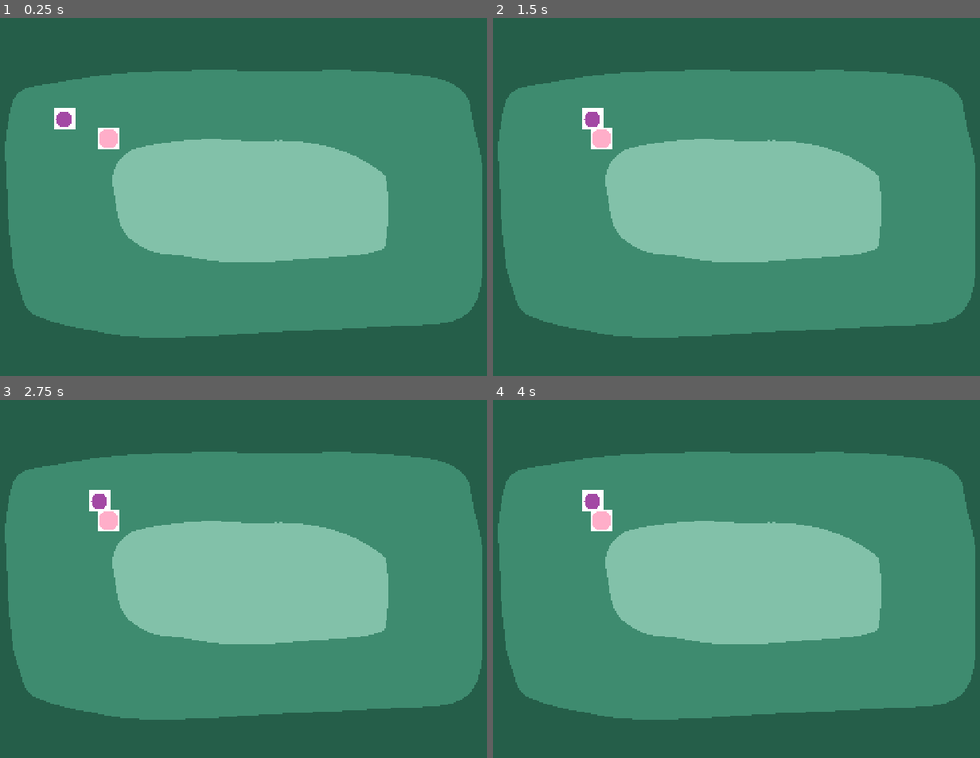
Above: before the commit, frames 1-4 (two rows, left to right).
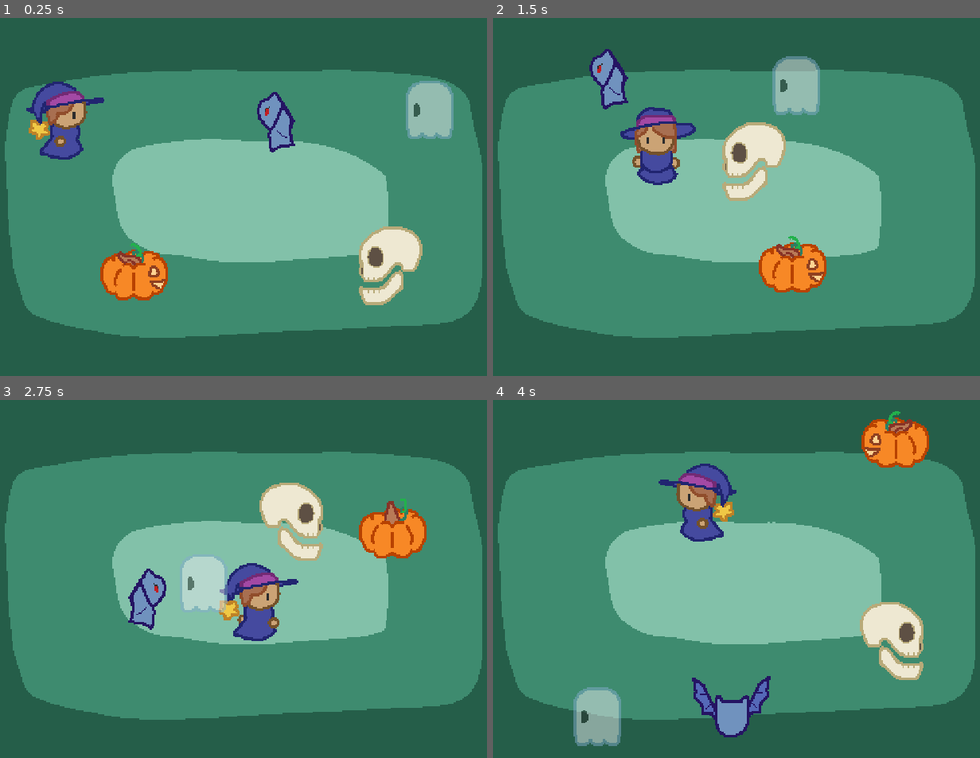
Above: after the commit, the same moments.

Repository: ShatReal/paint-jam-long
Game: Godot game, scene res://scenes/overworld/overworld.tscn
Same seed, same stepped clock (60 frames per second), same inputs: the game is played once before the commit and once after it. This scene is started directly instead of the project's main scene. Sound files missing from this copy of the repository are replaced by a short silence.
Inputs (mouse positions are in pixels of both pictures, inside the frame that each line leads up to):
- Up to frame 1 (0.25 s): no input
- Up to frame 2 (1.5 s): move the mouse to (877, 179) at 0.52 s; press the mouse at (877, 179) at 0.53 s; hold D (right) 0.53-1.28 s; tap Space (interact) at 0.8, 1.35 s; move the mouse to (609, 214) at 1.27 s; release the mouse at (609, 214) at 1.28 s; hold S (down) from 1.28 s (still down)
- Up to frame 3 (2.75 s): click (116, 596) at 1.55 s; move the mouse to (306, 500) at 2.02 s; release S (down) at 2.03 s; press the mouse at (306, 500) at 2.03 s; hold D (right) from 2.03 s (still down); tap Space (interact) at 2.3 s
- Up to frame 4 (4 s): move the mouse to (707, 650) at 2.77 s; release D (right) at 2.78 s; release the mouse at (707, 650) at 2.78 s; hold W (up) 2.78-3.53 s; tap Space (interact) at 2.85, 3.8 s; click (707, 650) at 3.05 s; move the mouse to (931, 632) at 3.52 s; hold A (left) from 3.53 s (still down); hold Right mouse button (right_click) from 3.53 s (still down)

The runs differ from the first frame. In frame 1, 8.2% of the frame differs, in the area x 5-94%, y 17-81%; in frame 2, 8.4%; in frame 3, 8.2%; in frame 4, 8.9%, in the area x 16-90%, y 3-97%.

Commit message:
Added the boss! AAAH BAD CODE

Diff:
--- a/scenes/battle/battle.gd
+++ b/scenes/battle/battle.gd
@@ -23,14 +23,13 @@
 var _enemies := []
 var _target := 0
 var _won := false
+var _boss: bool
 
 onready var _grid := $Blocks/Marg/Grid
 onready var _player := $Battlers/Witch
 
 
 func _ready() -> void:
-	randomize()
-
 	_grid.columns = _NUM_COLS
 	for y in _NUM_ROWS:
 		var row = []
@@ -90,7 +89,8 @@
 		_selected_blocks = []
 
 
-func set_battlers(enemies: PoolStringArray) -> void:
+func set_battlers(enemies: PoolStringArray, boss := false) -> void:
+	_boss = boss
 	var bg := ButtonGroup.new()
 	for i in enemies.size():
 		var e: AnimatedSprite = load(enemies[i]).instance()
@@ -99,6 +99,11 @@
 		e.connect("target_selected", self, "_on_target_selected")
 		e.get_node("Target").group = bg
 	$Battlers.get_child(_target).get_child(0).set_target()
+	if boss:
+		$Background.texture = load("res://scenes/battle/bg.png")
+		$TextureRect.show()
+		yield(get_tree().create_timer(5), "timeout")
+		$TextureRect.hide()
 
 
 func _on_target_selected(target: AnimatedSprite) -> void:
@@ -197,7 +202,7 @@
 				target = $Battlers.get_child(_target).get_child(0)
 				var spell_sprite = _Spell.instance()
 				add_child(spell_sprite)
-				spell_sprite.cast(spell[0], _player.global_position, target.global_position, 1.0)
+				spell_sprite.cast(spell[0], _player.global_position + Vector2(0, -32), target.global_position + Vector2(0, -32), 1.0)
 				yield(spell_sprite, "tween_all_completed")
 			target.change_health(power)
 			yield(target, "anim_finished")
@@ -222,7 +227,14 @@
 			else:
 				$Over/VBoxContainer/Label.text = "You lost!"
 			$Over.popup_centered()
+			get_parent().won = _won
 
 
 func _on_back_pressed() -> void:
-	emit_signal("scene_change_requested", "res://scenes/overworld/overworld.tscn")
+	if _boss:
+		if _won:
+			emit_signal("scene_change_requested", "res://scenes/end/end.tscn")
+		else:
+			emit_signal("scene_change_requested", "res://scenes/battle/battle.tscn", PoolStringArray(["res://scenes/battle/battlers/boss/boss.tscn"]))
+	else:
+		emit_signal("scene_change_requested", "res://scenes/overworld/overworld.tscn")
--- a/scenes/battle/battle.tscn
+++ b/scenes/battle/battle.tscn
@@ -6,6 +6,7 @@
 [ext_resource path="res://fonts/COMIC.TTF" type="DynamicFontData" id=4]
 [ext_resource path="res://scenes/battle/battle.gd" type="Script" id=5]
 [ext_resource path="res://scenes/main_menu/main_menu.tres" type="Theme" id=6]
+[ext_resource path="res://scenes/battle/static.png" type="Texture" id=7]
 [ext_resource path="res://scenes/battle/bg without grass.png" type="Texture" id=9]
 [ext_resource path="res://scenes/battle/003.png" type="Texture" id=10]
 
@@ -116,4 +117,13 @@
 [node name="EnemyAttack" type="AudioStreamPlayer" parent="."]
 stream = ExtResource( 3 )
 
+[node name="TextureRect" type="TextureRect" parent="."]
+visible = false
+margin_right = 40.0
+margin_bottom = 40.0
+texture = ExtResource( 7 )
+__meta__ = {
+"_edit_use_anchors_": false
+}
+
 [connection signal="pressed" from="Over/VBoxContainer/Back" to="." method="_on_back_pressed"]
--- a/scenes/battle/battlers/bat/bat.tscn
+++ b/scenes/battle/battlers/bat/bat.tscn
@@ -32,3 +32,9 @@
 margin_top = -84.0
 margin_right = 40.0
 margin_bottom = -74.0
+
+[node name="Target" parent="." index="1"]
+margin_left = -16.0
+margin_top = -48.0
+margin_right = 16.0
+margin_bottom = -16.0
--- a/scenes/battle/battlers/battler.tscn
+++ b/scenes/battle/battlers/battler.tscn
@@ -84,6 +84,7 @@
 [node name="Target" type="TextureButton" parent="."]
 margin_right = 32.0
 margin_bottom = 32.0
+disabled = true
 toggle_mode = true
 texture_normal = ExtResource( 4 )
 texture_pressed = ExtResource( 3 )
--- /dev/null
+++ b/scenes/battle/battlers/boss/boss.tscn
@@ -0,0 +1,41 @@
+[gd_scene load_steps=11 format=2]
+
+[ext_resource path="res://scenes/battle/battlers/battler.tscn" type="PackedScene" id=1]
+[ext_resource path="res://scenes/battle/battlers/boss/006.png" type="Texture" id=2]
+[ext_resource path="res://scenes/battle/battlers/boss/007.png" type="Texture" id=3]
+[ext_resource path="res://scenes/battle/battlers/boss/004.png" type="Texture" id=4]
+[ext_resource path="res://scenes/battle/battlers/boss/005.png" type="Texture" id=5]
+[ext_resource path="res://scenes/battle/battlers/boss/003.png" type="Texture" id=6]
+[ext_resource path="res://scenes/battle/battlers/boss/001.png" type="Texture" id=7]
+[ext_resource path="res://scenes/battle/battlers/boss/002.png" type="Texture" id=8]
+[ext_resource path="res://scenes/battle/battlers/boss/000.png" type="Texture" id=9]
+
+[sub_resource type="SpriteFrames" id=1]
+animations = [ {
+"frames": [ ExtResource( 9 ), ExtResource( 7 ), ExtResource( 8 ), ExtResource( 6 ), ExtResource( 4 ), ExtResource( 5 ), ExtResource( 2 ), ExtResource( 3 ) ],
+"loop": true,
+"name": "idle",
+"speed": 5.0
+} ]
+
+[node name="Boss" instance=ExtResource( 1 )]
+frames = SubResource( 1 )
+animation = "idle"
+offset = Vector2( 0, -64 )
+flip_h = true
+max_health = 1000
+health = 1000
+attack = 15
+skills = PoolIntArray( -1 )
+
+[node name="HealthBar" parent="." index="0"]
+margin_left = -40.0
+margin_top = -150.0
+margin_right = 40.0
+margin_bottom = -140.0
+
+[node name="Target" parent="." index="1"]
+margin_left = -16.0
+margin_top = -80.0
+margin_right = 16.0
+margin_bottom = -48.0
--- a/scenes/battle/battlers/pumpkin/pumpkin.tscn
+++ b/scenes/battle/battlers/pumpkin/pumpkin.tscn
@@ -33,3 +33,9 @@
 margin_top = -84.0
 margin_right = 40.0
 margin_bottom = -74.0
+
+[node name="Target" parent="." index="1"]
+margin_left = -16.0
+margin_top = -48.0
+margin_right = 16.0
+margin_bottom = -16.0
--- a/scenes/battle/battlers/skull/skull.tscn
+++ b/scenes/battle/battlers/skull/skull.tscn
@@ -24,6 +24,7 @@
 frames = SubResource( 1 )
 animation = "die"
 offset = Vector2( 0, -32 )
+flip_h = true
 max_health = 175
 health = 175
 skills = PoolIntArray( -10 )
@@ -33,3 +34,9 @@
 margin_top = -84.0
 margin_right = 40.0
 margin_bottom = -74.0
+
+[node name="Target" parent="." index="1"]
+margin_left = -16.0
+margin_top = -48.0
+margin_right = 16.0
+margin_bottom = -16.0
--- /dev/null
+++ b/scenes/end/end.gd
@@ -0,0 +1,10 @@
+extends TextureRect
+
+
+
+func _on_Credits_pressed() -> void:
+	$PopupPanel.popup_centered()
+
+
+func _on_RichTextLabel_meta_clicked(meta) -> void:
+	OS.shell_open(meta)
--- /dev/null
+++ b/scenes/end/end.tscn
@@ -0,0 +1,57 @@
+[gd_scene load_steps=4 format=2]
+
+[ext_resource path="res://scenes/end/final.png" type="Texture" id=1]
+[ext_resource path="res://scenes/main_menu/main_menu.tres" type="Theme" id=2]
+[ext_resource path="res://scenes/end/end.gd" type="Script" id=3]
+
+[node name="TextureRect" type="TextureRect"]
+margin_right = 40.0
+margin_bottom = 40.0
+theme = ExtResource( 2 )
+texture = ExtResource( 1 )
+script = ExtResource( 3 )
+__meta__ = {
+"_edit_lock_": true,
+"_edit_use_anchors_": false
+}
+
+[node name="Credits" type="Button" parent="."]
+anchor_top = 1.0
+anchor_bottom = 1.0
+margin_top = -23.0
+margin_right = 76.0
+text = "Credits"
+__meta__ = {
+"_edit_use_anchors_": false
+}
+
+[node name="PopupPanel" type="PopupPanel" parent="."]
+anchor_top = 1.0
+anchor_bottom = 1.0
+margin_top = -135.0
+margin_right = 240.0
+margin_bottom = 15.0
+rect_min_size = Vector2( 240, 150 )
+__meta__ = {
+"_edit_use_anchors_": false
+}
+
+[node name="RichTextLabel" type="RichTextLabel" parent="PopupPanel"]
+margin_left = 4.0
+margin_top = 4.0
+margin_right = 236.0
+margin_bottom = 146.0
+bbcode_enabled = true
+bbcode_text = "[center]Credits
+Art - djfoxyart
+Music - Wil Wisp and Archifulk
+Programming - Exuin
+[url=https://godotengine.org/license]Made with Godot 3.3.3[/url][/center]"
+text = "Credits
+Art - djfoxyart
+Music - Wil Wisp and Archifulk
+Programming - Exuin
+Made with Godot 3.3.3"
+
+[connection signal="pressed" from="Credits" to="." method="_on_Credits_pressed"]
+[connection signal="meta_clicked" from="PopupPanel/RichTextLabel" to="." method="_on_RichTextLabel_meta_clicked"]
--- a/scenes/main/main.gd
+++ b/scenes/main/main.gd
@@ -2,9 +2,18 @@
 
 
 var _cur_scene: Node
+var _enemies_defeated := {
+	"Bat": false,
+	"Ghost": false,
+	"Pumpkin": false,
+	"Skull": false,
+}
+var _cur_fight := ""
+var won := false
 
 
 func _ready() -> void:
+	randomize()
 	call_deferred("_change_scene", "res://scenes/main_menu/main_menu.tscn")
 
 
@@ -16,11 +25,42 @@
 	if _cur_scene.has_signal("scene_change_requested"):
 		_cur_scene.connect("scene_change_requested", self, "_change_scene", [], CONNECT_DEFERRED)
 	if enemies.size() != 0:
-		_cur_scene.set_battlers(enemies)
+		if enemies[0] == "res://scenes/battle/battlers/boss/boss.tscn":
+			_cur_scene.set_battlers(enemies, true)
+		else:
+			_cur_scene.set_battlers(enemies)
+		_cur_fight = enemies[0]
 	match to:
 		"res://scenes/main_menu/main_menu.tscn":
 			$Music.stream = load("res://scenes/main_menu/PaintJamMusic2.wav")
 			$Music.play()
 		"res://scenes/overworld/overworld.tscn":
-			$Music.stream = load("res://scenes/overworld/PaintJamMusicExploration2.wav")
+			if won:
+				for key in _enemies_defeated:
+					if key.to_lower() + "/" in _cur_fight:
+						_enemies_defeated[key] = true
+						break
+			var all_defeated = true
+			for key in _enemies_defeated:
+				if _enemies_defeated[key]:
+					_cur_scene.get_node("Enemies/" + key).queue_free()
+				else:
+					all_defeated = false
+			if not $Music.stream.resource_path == "res://scenes/overworld/PaintJamMusicExploration2.wav":
+				$Music.stream = load("res://scenes/overworld/PaintJamMusicExploration2.wav")
+				$Music.play()
+			if all_defeated:
+				call_deferred("_change_scene", "res://scenes/battle/battle.tscn", PoolStringArray(["res://scenes/battle/battlers/boss/boss.tscn"]))
+		"res://scenes/battle/battle.tscn":
+			if "boss" in enemies[0]:
+				$Music.stream = load("res://scenes/battle/PaintJam September 2021 Archifulk - Boss theme intro (not loopable).wav")
+				$Music.play()
+		"res://scenes/end/end.tscn":
+			$Music.stream = load("res://scenes/main_menu/PaintJamMusic2.wav")
 			$Music.play()
+
+
+func _on_Music_finished() -> void:
+	if $Music.stream.resource_path == "res://scenes/battle/PaintJam September 2021 Archifulk - Boss theme intro (not loopable).wav":
+		$Music.stream = load("res://scenes/battle/PaintJam September 2021 Archifulk - Boss theme loop.wav")
+	$Music.play()
--- a/scenes/main/main.tscn
+++ b/scenes/main/main.tscn
@@ -6,3 +6,5 @@
 script = ExtResource( 1 )
 
 [node name="Music" type="AudioStreamPlayer" parent="."]
+
+[connection signal="finished" from="Music" to="." method="_on_Music_finished"]
--- /dev/null
+++ b/scenes/overworld/interactables/enemies/bat/bat.tscn
@@ -0,0 +1,47 @@
+[gd_scene load_steps=12 format=2]
+
+[ext_resource path="res://scenes/overworld/interactables/enemies/enemy.tscn" type="PackedScene" id=1]
+[ext_resource path="res://scenes/overworld/interactables/enemies/bat/006.png" type="Texture" id=2]
+[ext_resource path="res://scenes/overworld/interactables/enemies/bat/004.png" type="Texture" id=3]
+[ext_resource path="res://scenes/overworld/interactables/enemies/bat/005.png" type="Texture" id=4]
+[ext_resource path="res://scenes/overworld/interactables/enemies/bat/007.png" type="Texture" id=5]
+[ext_resource path="res://scenes/overworld/interactables/enemies/bat/000.png" type="Texture" id=6]
+[ext_resource path="res://scenes/overworld/interactables/enemies/bat/002.png" type="Texture" id=7]
+[ext_resource path="res://scenes/overworld/interactables/enemies/bat/003.png" type="Texture" id=8]
+[ext_resource path="res://scenes/overworld/interactables/enemies/bat/001.png" type="Texture" id=9]
+
+[sub_resource type="SpriteFrames" id=1]
+animations = [ {
+"frames": [ ExtResource( 2 ), ExtResource( 5 ) ],
+"loop": true,
+"name": "right",
+"speed": 5.0
+}, {
+"frames": [ ExtResource( 3 ), ExtResource( 4 ) ],
+"loop": true,
+"name": "left",
+"speed": 5.0
+}, {
+"frames": [ ExtResource( 7 ), ExtResource( 8 ) ],
+"loop": true,
+"name": "up",
+"speed": 5.0
+}, {
+"frames": [ ExtResource( 6 ), ExtResource( 9 ) ],
+"loop": true,
+"name": "down",
+"speed": 5.0
+} ]
+
+[sub_resource type="CircleShape2D" id=2]
+radius = 33.0151
+
+[node name="Bat" instance=ExtResource( 1 )]
+_enemies = PoolStringArray( "res://scenes/battle/battlers/bat/bat.tscn" )
+
+[node name="AnimatedSprite" parent="." index="0"]
+frames = SubResource( 1 )
+animation = "right"
+
+[node name="CollisionShape2D" parent="Interactor" index="0"]
+shape = SubResource( 2 )
--- a/scenes/overworld/interactables/enemies/enemy.gd
+++ b/scenes/overworld/interactables/enemies/enemy.gd
@@ -3,7 +3,29 @@
 
 signal start_battle(enemies)
 
+const _BOUNDS := Vector2(480, 270)
+
 export(PoolStringArray) var _enemies: PoolStringArray
+export(int) var speed := 100
+
+var dest := Vector2(randi()%int(_BOUNDS.x), randi()%int(_BOUNDS.y))
+
+
+func _physics_process(delta: float) -> void:
+	var dir := position.direction_to(dest)
+	if speed * delta > position.distance_to(dest):
+		position = dest
+		dest = Vector2(randi()%int(_BOUNDS.x), randi()%int(_BOUNDS.y))
+	else:
+		position += dir * speed * delta
+	if dir.x > 0.5:
+		$AnimatedSprite.play("right")
+	elif dir.x < -0.5:
+		$AnimatedSprite.play("left")
+	elif dir.y > 0.5:
+		$AnimatedSprite.play("down")
+	elif dir.y < -0.5:
+		$AnimatedSprite.play("up")
 
 
 func interact() -> void:
--- /dev/null
+++ b/scenes/overworld/interactables/enemies/ghost/ghost.tscn
@@ -0,0 +1,47 @@
+[gd_scene load_steps=12 format=2]
+
+[ext_resource path="res://scenes/overworld/interactables/enemies/ghost/004.png" type="Texture" id=1]
+[ext_resource path="res://scenes/overworld/interactables/enemies/ghost/006.png" type="Texture" id=2]
+[ext_resource path="res://scenes/overworld/interactables/enemies/ghost/002 (back).png" type="Texture" id=3]
+[ext_resource path="res://scenes/overworld/interactables/enemies/ghost/003 (back).png" type="Texture" id=4]
+[ext_resource path="res://scenes/overworld/interactables/enemies/ghost/000.png" type="Texture" id=5]
+[ext_resource path="res://scenes/overworld/interactables/enemies/ghost/001.png" type="Texture" id=6]
+[ext_resource path="res://scenes/overworld/interactables/enemies/ghost/005.png" type="Texture" id=7]
+[ext_resource path="res://scenes/overworld/interactables/enemies/ghost/007.png" type="Texture" id=8]
+[ext_resource path="res://scenes/overworld/interactables/enemies/enemy.tscn" type="PackedScene" id=9]
+
+[sub_resource type="SpriteFrames" id=1]
+animations = [ {
+"frames": [ ExtResource( 2 ), ExtResource( 8 ) ],
+"loop": true,
+"name": "right",
+"speed": 5.0
+}, {
+"frames": [ ExtResource( 1 ), ExtResource( 7 ) ],
+"loop": true,
+"name": "left",
+"speed": 5.0
+}, {
+"frames": [ ExtResource( 3 ), ExtResource( 4 ) ],
+"loop": true,
+"name": "up",
+"speed": 5.0
+}, {
+"frames": [ ExtResource( 5 ), ExtResource( 6 ) ],
+"loop": true,
+"name": "down",
+"speed": 5.0
+} ]
+
+[sub_resource type="CircleShape2D" id=2]
+radius = 26.3059
+
+[node name="Ghost" instance=ExtResource( 9 )]
+_enemies = PoolStringArray( "res://scenes/battle/battlers/ghost/ghost.tscn" )
+
+[node name="AnimatedSprite" parent="." index="0"]
+frames = SubResource( 1 )
+animation = "right"
+
+[node name="CollisionShape2D" parent="Interactor" index="0"]
+shape = SubResource( 2 )
--- /dev/null
+++ b/scenes/overworld/interactables/enemies/pumpkin/pumpkin.tscn
@@ -0,0 +1,47 @@
+[gd_scene load_steps=12 format=2]
+
+[ext_resource path="res://scenes/overworld/interactables/enemies/enemy.tscn" type="PackedScene" id=1]
+[ext_resource path="res://scenes/overworld/interactables/enemies/pumpkin/000.png" type="Texture" id=2]
+[ext_resource path="res://scenes/overworld/interactables/enemies/pumpkin/003.png" type="Texture" id=3]
+[ext_resource path="res://scenes/overworld/interactables/enemies/pumpkin/004.png" type="Texture" id=4]
+[ext_resource path="res://scenes/overworld/interactables/enemies/pumpkin/001.png" type="Texture" id=5]
+[ext_resource path="res://scenes/overworld/interactables/enemies/pumpkin/005.png" type="Texture" id=6]
+[ext_resource path="res://scenes/overworld/interactables/enemies/pumpkin/006.png" type="Texture" id=7]
+[ext_resource path="res://scenes/overworld/interactables/enemies/pumpkin/007.png" type="Texture" id=8]
+[ext_resource path="res://scenes/overworld/interactables/enemies/pumpkin/002.png" type="Texture" id=9]
+
+[sub_resource type="SpriteFrames" id=1]
+animations = [ {
+"frames": [ ExtResource( 7 ), ExtResource( 8 ) ],
+"loop": true,
+"name": "right",
+"speed": 5.0
+}, {
+"frames": [ ExtResource( 4 ), ExtResource( 6 ) ],
+"loop": true,
+"name": "left",
+"speed": 5.0
+}, {
+"frames": [ ExtResource( 9 ), ExtResource( 3 ) ],
+"loop": true,
+"name": "up",
+"speed": 5.0
+}, {
+"frames": [ ExtResource( 2 ), ExtResource( 5 ) ],
+"loop": true,
+"name": "down",
+"speed": 5.0
+} ]
+
+[sub_resource type="CircleShape2D" id=2]
+radius = 32.0
+
+[node name="Pumpkin" instance=ExtResource( 1 )]
+_enemies = PoolStringArray( "res://scenes/battle/battlers/pumpkin/pumpkin.tscn" )
+
+[node name="AnimatedSprite" parent="." index="0"]
+frames = SubResource( 1 )
+animation = "right"
+
+[node name="CollisionShape2D" parent="Interactor" index="0"]
+shape = SubResource( 2 )
--- /dev/null
+++ b/scenes/overworld/interactables/enemies/skull/skull.tscn
@@ -0,0 +1,47 @@
+[gd_scene load_steps=12 format=2]
+
+[ext_resource path="res://scenes/overworld/interactables/enemies/enemy.tscn" type="PackedScene" id=1]
+[ext_resource path="res://scenes/overworld/interactables/enemies/skull/006.png" type="Texture" id=2]
+[ext_resource path="res://scenes/overworld/interactables/enemies/skull/007.png" type="Texture" id=3]
+[ext_resource path="res://scenes/overworld/interactables/enemies/skull/001.png" type="Texture" id=4]
+[ext_resource path="res://scenes/overworld/interactables/enemies/skull/002.png" type="Texture" id=5]
+[ext_resource path="res://scenes/overworld/interactables/enemies/skull/003.png" type="Texture" id=6]
+[ext_resource path="res://scenes/overworld/interactables/enemies/skull/000.png" type="Texture" id=7]
+[ext_resource path="res://scenes/overworld/interactables/enemies/skull/004.png" type="Texture" id=8]
+[ext_resource path="res://scenes/overworld/interactables/enemies/skull/005.png" type="Texture" id=9]
+
+[sub_resource type="SpriteFrames" id=1]
+animations = [ {
+"frames": [ ExtResource( 2 ), ExtResource( 3 ) ],
+"loop": true,
+"name": "right",
+"speed": 5.0
+}, {
+"frames": [ ExtResource( 8 ), ExtResource( 9 ) ],
+"loop": true,
+"name": "left",
+"speed": 5.0
+}, {
+"frames": [ ExtResource( 5 ), ExtResource( 6 ) ],
+"loop": true,
+"name": "up",
+"speed": 5.0
+}, {
+"frames": [ ExtResource( 7 ), ExtResource( 4 ) ],
+"loop": true,
+"name": "down",
+"speed": 5.0
+} ]
+
+[sub_resource type="CircleShape2D" id=2]
+radius = 38.0526
+
+[node name="Skull" instance=ExtResource( 1 )]
+_enemies = PoolStringArray( "res://scenes/battle/battlers/skull/skull.tscn" )
+
+[node name="AnimatedSprite" parent="." index="0"]
+frames = SubResource( 1 )
+animation = "right"
+
+[node name="CollisionShape2D" parent="Interactor" index="0"]
+shape = SubResource( 2 )
--- a/scenes/overworld/interactables/interactable.gd
+++ b/scenes/overworld/interactables/interactable.gd
@@ -2,10 +2,5 @@
 class_name Interactable
 
 
-func _ready() -> void:
-	if $AnimatedSprite.frames.has_animation("idle"):
-		$AnimatedSprite.play("idle")
-
-
 func interact():
 	pass
--- a/scenes/overworld/overworld.tscn
+++ b/scenes/overworld/overworld.tscn
@@ -1,9 +1,12 @@
-[gd_scene load_steps=5 format=2]
+[gd_scene load_steps=8 format=2]
 
 [ext_resource path="res://scenes/overworld/overworld.png" type="Texture" id=1]
+[ext_resource path="res://scenes/overworld/interactables/enemies/bat/bat.tscn" type="PackedScene" id=2]
 [ext_resource path="res://scenes/overworld/witch/witch.tscn" type="PackedScene" id=3]
-[ext_resource path="res://scenes/overworld/interactables/objects/test/test.tscn" type="PackedScene" id=4]
+[ext_resource path="res://scenes/overworld/interactables/enemies/ghost/ghost.tscn" type="PackedScene" id=4]
+[ext_resource path="res://scenes/overworld/interactables/enemies/pumpkin/pumpkin.tscn" type="PackedScene" id=5]
 [ext_resource path="res://scenes/overworld/overworld.gd" type="Script" id=6]
+[ext_resource path="res://scenes/overworld/interactables/enemies/skull/skull.tscn" type="PackedScene" id=7]
 
 [node name="Overworld" type="Node"]
 script = ExtResource( 6 )
@@ -15,5 +18,16 @@
 [node name="Witch" parent="." instance=ExtResource( 3 )]
 position = Vector2( 104, 84 )
 
-[node name="Test" parent="." instance=ExtResource( 4 )]
-position = Vector2( 137, 99 )
+[node name="Enemies" type="Node2D" parent="."]
+
+[node name="Bat" parent="Enemies" instance=ExtResource( 2 )]
+position = Vector2( 287, 77 )
+
+[node name="Ghost" parent="Enemies" instance=ExtResource( 4 )]
+position = Vector2( 396, 52 )
+
+[node name="Pumpkin" parent="Enemies" instance=ExtResource( 5 )]
+position = Vector2( 132, 185 )
+
+[node name="Skull" parent="Enemies" instance=ExtResource( 7 )]
+position = Vector2( 369, 200 )
--- a/scenes/overworld/witch/witch.gd
+++ b/scenes/overworld/witch/witch.gd
@@ -4,17 +4,26 @@
 const _SPEED := 100
 
 var _velocity := Vector2()
-var can_move := true
 
 
 func _physics_process(_delta: float) -> void:
-	if can_move:
-		var input := Vector2()
-		input.x = Input.get_action_strength("right") - Input.get_action_strength("left")
-		input.y = Input.get_action_strength("down") - Input.get_action_strength("up")
-		input = input.normalized()
+	var input := Vector2()
+	input.x = Input.get_action_strength("right") - Input.get_action_strength("left")
+	input.y = Input.get_action_strength("down") - Input.get_action_strength("up")
+	if input.x == 1:
+		$AnimatedSprite.play("right")
+	elif input.x == -1:
+		$AnimatedSprite.play("left")
+	elif input.y == 1:
+		$AnimatedSprite.play("down")
+	elif input.y == -1:
+		$AnimatedSprite.play("up")
+	else:
+		$AnimatedSprite.stop()
+	input = input.normalized()
 
-		_velocity = move_and_slide(input * _SPEED)
+	_velocity = move_and_slide(input * _SPEED)
+
 
 
 func _unhandled_input(event: InputEvent) -> void:
@@ -22,5 +31,4 @@
 		for area in $Interactor.get_overlapping_areas():
 			if area.get_parent().has_method("interact"):
 				area.get_parent().interact()
-				can_move = false
 				break
--- a/scenes/overworld/witch/witch.tscn
+++ b/scenes/overworld/witch/witch.tscn
@@ -1,13 +1,39 @@
-[gd_scene load_steps=6 format=2]
+[gd_scene load_steps=17 format=2]
 
-[ext_resource path="res://scenes/overworld/witch/witch.png" type="Texture" id=1]
+[ext_resource path="res://scenes/overworld/witch/001.png" type="Texture" id=1]
 [ext_resource path="res://scenes/overworld/witch/witch.gd" type="Script" id=2]
+[ext_resource path="res://scenes/overworld/witch/002.png" type="Texture" id=3]
+[ext_resource path="res://scenes/overworld/witch/000.png" type="Texture" id=4]
+[ext_resource path="res://scenes/overworld/witch/003.png" type="Texture" id=5]
+[ext_resource path="res://scenes/overworld/witch/004.png" type="Texture" id=6]
+[ext_resource path="res://scenes/overworld/witch/005.png" type="Texture" id=7]
+[ext_resource path="res://scenes/overworld/witch/006.png" type="Texture" id=8]
+[ext_resource path="res://scenes/overworld/witch/007.png" type="Texture" id=9]
+[ext_resource path="res://scenes/overworld/witch/008.png" type="Texture" id=10]
+[ext_resource path="res://scenes/overworld/witch/009.png" type="Texture" id=11]
+[ext_resource path="res://scenes/overworld/witch/010.png" type="Texture" id=12]
+[ext_resource path="res://scenes/overworld/witch/011.png" type="Texture" id=13]
 
 [sub_resource type="SpriteFrames" id=1]
 animations = [ {
-"frames": [ ExtResource( 1 ) ],
+"frames": [ ExtResource( 11 ), ExtResource( 12 ), ExtResource( 11 ), ExtResource( 13 ) ],
 "loop": true,
-"name": "idle",
+"name": "right",
+"speed": 5.0
+}, {
+"frames": [ ExtResource( 8 ), ExtResource( 9 ), ExtResource( 8 ), ExtResource( 10 ) ],
+"loop": true,
+"name": "left",
+"speed": 5.0
+}, {
+"frames": [ ExtResource( 5 ), ExtResource( 6 ), ExtResource( 5 ), ExtResource( 7 ) ],
+"loop": true,
+"name": "up",
+"speed": 5.0
+}, {
+"frames": [ ExtResource( 4 ), ExtResource( 1 ), ExtResource( 4 ), ExtResource( 3 ) ],
+"loop": true,
+"name": "down",
 "speed": 5.0
 } ]
 
@@ -15,7 +41,7 @@
 radius = 8.0
 
 [sub_resource type="CircleShape2D" id=3]
-radius = 12.0
+radius = 36.2215
 
 [node name="Witch" type="KinematicBody2D"]
 script = ExtResource( 2 )
@@ -23,7 +49,7 @@
 [node name="AnimatedSprite" type="AnimatedSprite" parent="."]
 position = Vector2( 0, -8 )
 frames = SubResource( 1 )
-animation = "idle"
+animation = "right"
 
 [node name="CollisionShape2D" type="CollisionShape2D" parent="."]
 position = Vector2( 0, -8 )
Not shown, added: scenes/battle/PaintJam September 2021 Archifulk - Boss theme intro (not loopable).wav.import
Not shown, added: scenes/battle/PaintJam September 2021 Archifulk - Boss theme loop.wav.import
Not shown: 1 places in scenes/battle/battle.tscn that only renumber resources
Binary file added: scenes/battle/battlers/boss/000.png
Not shown, added: scenes/battle/battlers/boss/000.png.import
Binary file added: scenes/battle/battlers/boss/001.png
Not shown, added: scenes/battle/battlers/boss/001.png.import
Binary file added: scenes/battle/battlers/boss/002.png
Not shown, added: scenes/battle/battlers/boss/002.png.import
Binary file added: scenes/battle/battlers/boss/003.png
Not shown, added: scenes/battle/battlers/boss/003.png.import
Binary file added: scenes/battle/battlers/boss/004.png
(and 101 more such lines)
